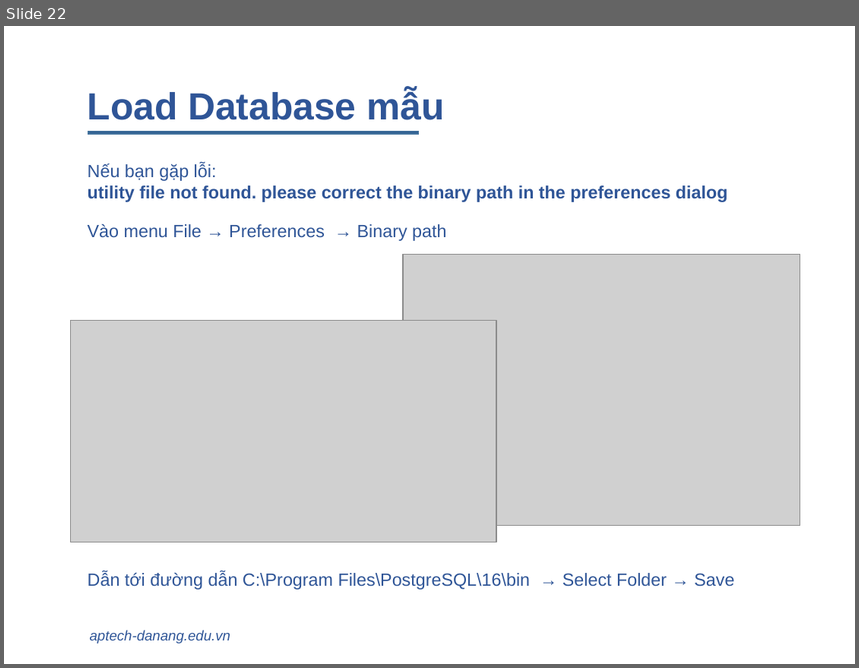
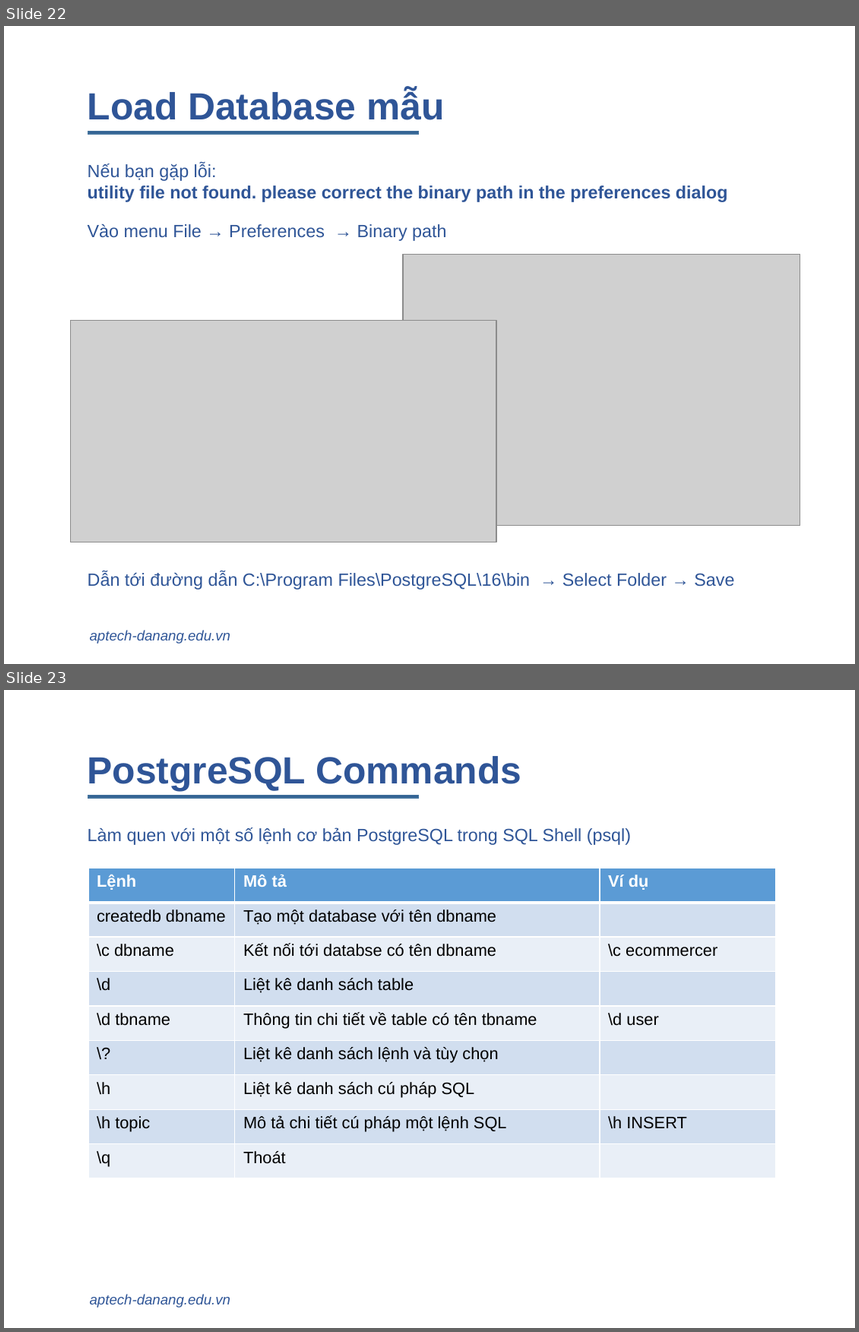
Before and after one commit to nhannn87dn/Learn-PostgreSQL, a slide deck: 01.Lessions/01-Getting-Started/01-Getting-Started.pptx. Shown one above the other, each under a label of ours: slide 22 before the commit, slides 22 and 23 after it. The pictures are 859x668 and 859x1332 pixels, drawn with LibreOffice and Linux fonts; fonts in the diff are those of the drawing; grey boxes stand for pictures. Boxes give left, top, right and bottom in pixels: in the first picture for what was removed or moved away, otherwise in the second. Text is boxed around its words. In the diff, an @@ line names an element or a change of style, - is before the commit and + after.

```diff
--- a/01.Lessions/01-Getting-Started/01-Getting-Started.pptx
+++ b/01.Lessions/01-Getting-Started/01-Getting-Started.pptx
@@ slide 23 added at box(4, 690, 855, 1328), background #FFFFFF; not listed: 1 template element that a slide beside it also shows @@
@@ text added at box(88, 756, 522, 791), 32 pt, text #2F5597, bold @@
+PostgreSQL Commands
@@ rectangle added at box(88, 796, 418, 798), fill #316192, outline #43739E 1 pt @@
@@ text added at box(88, 828, 631, 845), 15 pt, text #2F5597 @@
+Làm quen với một số lệnh cơ bản PostgreSQL trong SQL Shell (psql)
@@ table added at box(88, 868, 776, 1179), 9 rows, 3 columns @@
+Lệnh | Mô tả | Ví dụ
+createdb dbname | Tạo một database với tên dbname | 
+\c dbname | Kết nối tới databse có tên dbname | \c ecommercer
+\d | Liệt kê danh sách table | 
+\d tbname | Thông tin chi tiết về table có tên tbname | \d user
+\? | Liệt kê danh sách lệnh và tùy chọn | 
+\h | Liệt kê danh sách cú pháp SQL | 
+\h topic | Mô tả chi tiết cú pháp một lệnh SQL | \h INSERT
+\q | Thoát | 
```
Also in this commit, not shown: 1 slide changed, 4 other files.
